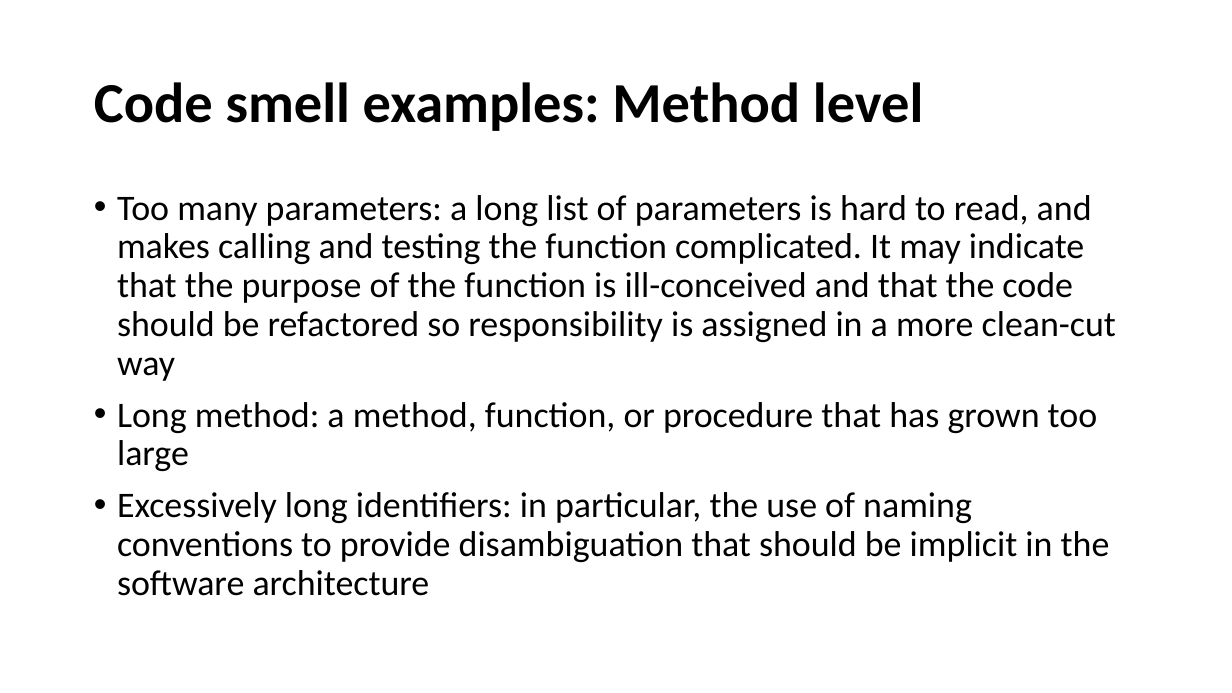
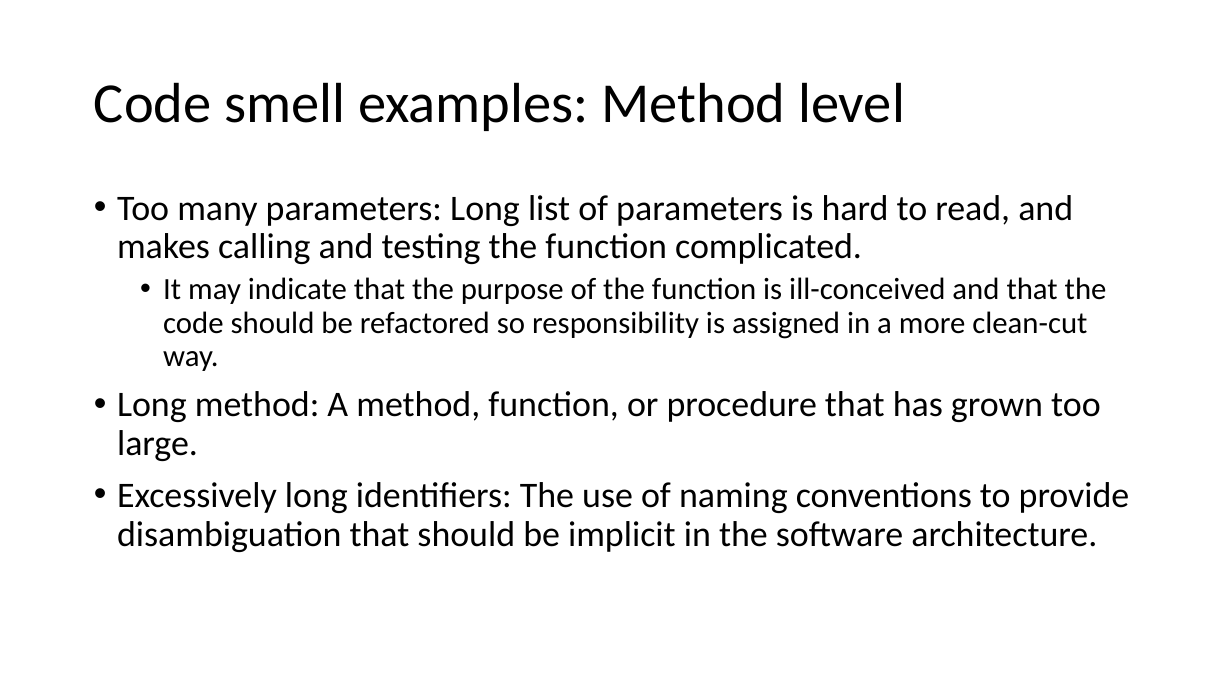
Before and after one commit to cebartling/test-driven, a slide deck: slide 7 of presentations/Code Smells.pptx. Drawn at 1232x693 pixels with LibreOffice and Linux fonts; fonts in the diff are those of the drawing. Boxes give left, top, right and bottom in pixels: in the first picture for what was removed or moved away, otherwise in the second. Text is boxed around its words. In the diff, an @@ line names an element or a change of style, - is before the commit and + after.

Commit message:
Code smells and SOLID Design Principles presentations final cut

```diff
--- a/presentations/Code Smells.pptx
+++ b/presentations/Code Smells.pptx
@@ title "Code smell examples: Method level" at [94,82,905,131]: bold off @@
@@ text at [117,195,1130,552]: text changed @@
-• Too many parameters: a long list of parameters is hard to read, and makes calling and testing the function complicated. It may indicate that the purpose of the function is ill-conceived and that the code should be refactored so responsibility is assigned in a more clean-cut way
-• Long method: a method, function, or procedure that has grown too large
-• Excessively long identifiers: in particular, the use of naming conventions to provide disambiguation that should be implicit in the software architecture
+• Too many parameters: Long list of parameters is hard to read, and makes calling and testing the function complicated.
+  • It may indicate that the purpose of the function is ill-conceived and that the code should be refactored so responsibility is assigned in a more clean-cut way.
+• Long method: A method, function, or procedure that has grown too large.
+• Excessively long identifiers: The use of naming conventions to provide disambiguation that should be implicit in the software architecture.
```
Also in this commit, not shown: 7 other slides changed, 1 other file.
